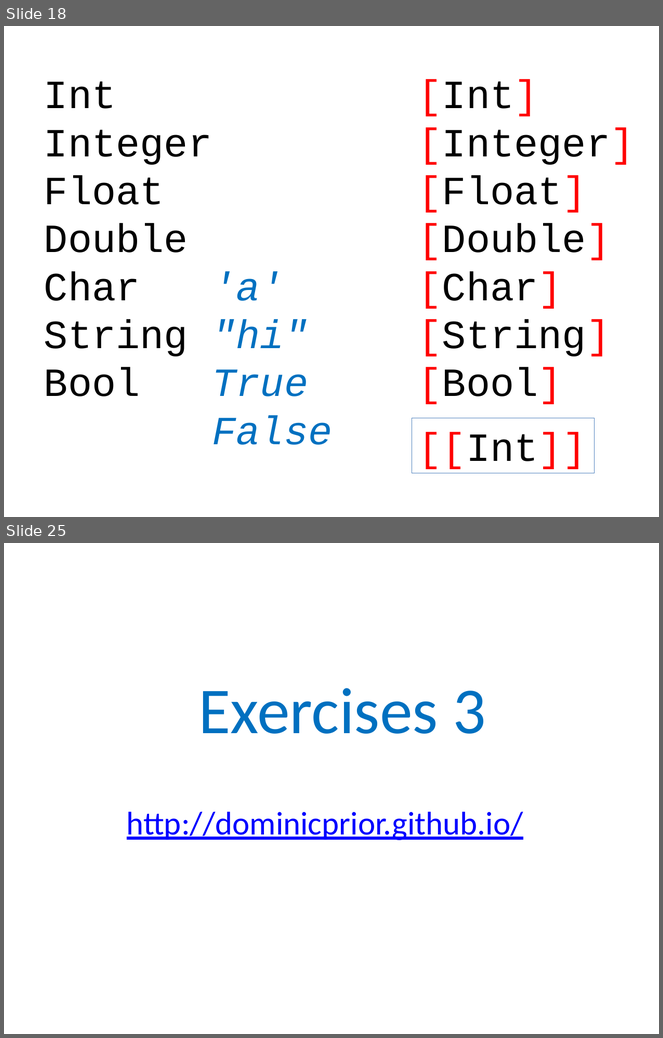
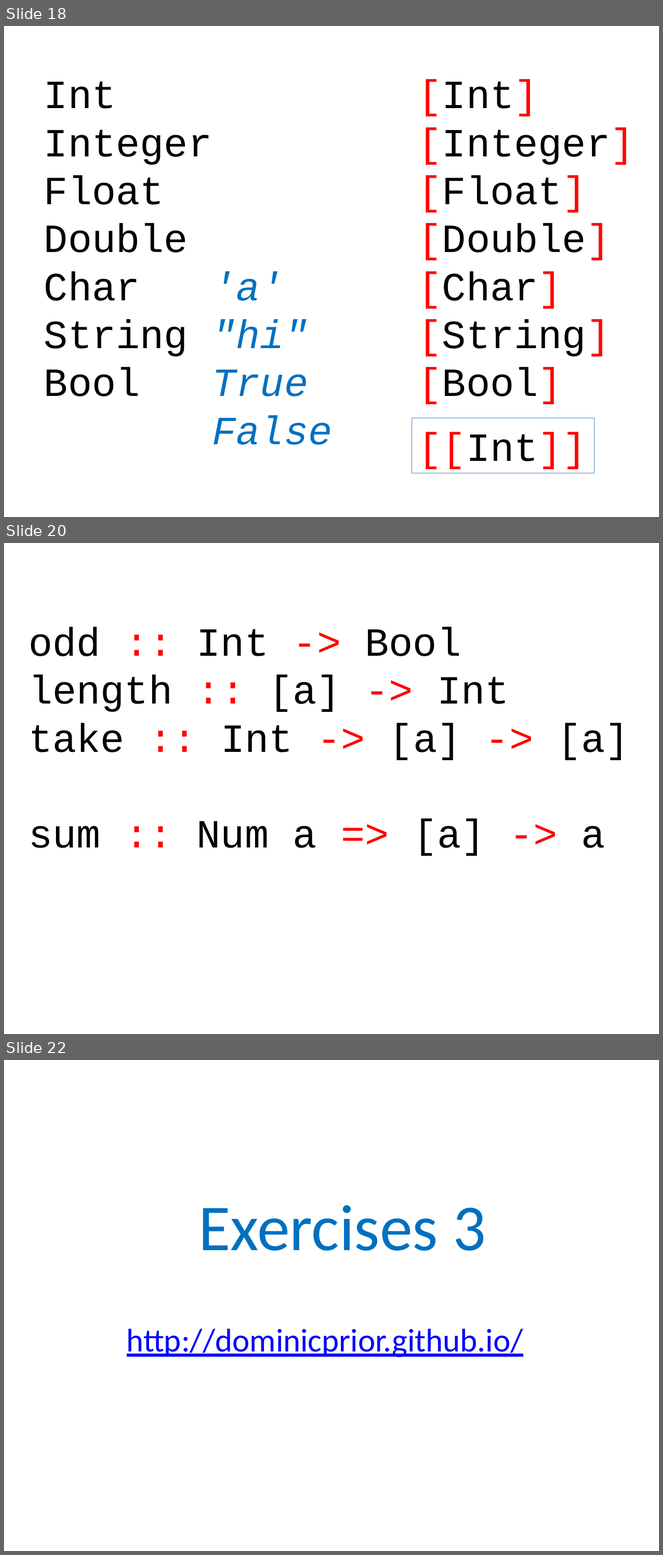
Before and after one commit to dominicprior/beginning-haskell-course, a slide deck: beginning-haskell.pptx. Shown one above the other, each under a label of ours: slides 18 and 25 before the commit, slides 18, 20 and 22 after it; the slides between them are not shown. The pictures are 663x1038 and 663x1555 pixels, drawn with LibreOffice and Linux fonts; fonts in the diff are those of the drawing. Boxes give left, top, right and bottom in pixels: in the first picture for what was removed or moved away, otherwise in the second. Text is boxed around its words. In the diff, an @@ line names an element or a change of style, - is before the commit and + after.

```diff
--- a/beginning-haskell.pptx
+++ b/beginning-haskell.pptx
@@ slide 20 added at [4,543,659,1034], background #FFFFFF @@
@@ text added at [28,627,630,856], 44 pt, text #000000 @@
+odd :: Int -> Bool
+length :: [a] -> Int
+take :: Int -> [a] -> [a]
+sum :: Num a => [a] -> a
@@ what was slide 25 is now slide 22 @@
```
Also in this commit, not shown: 4 slides changed, 4 slides removed.
